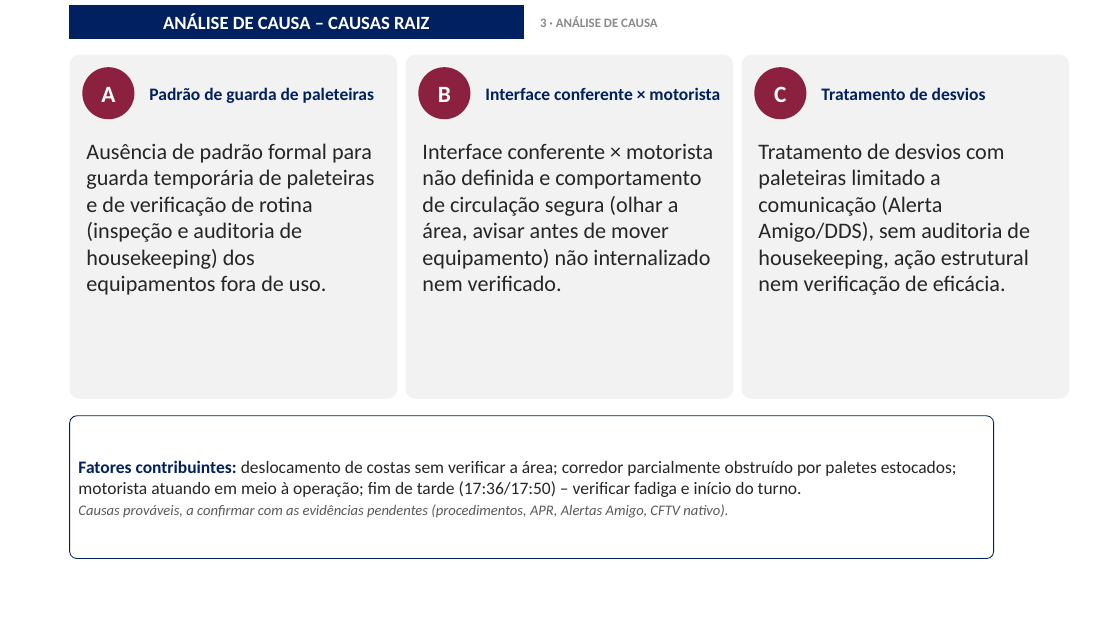
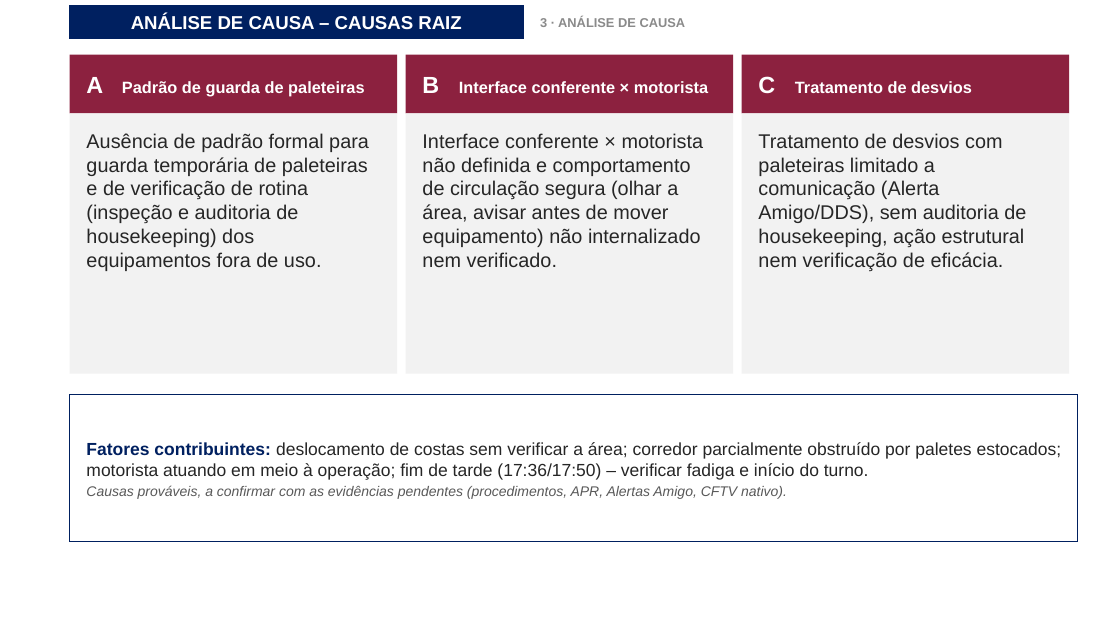
Before and after one commit to luantavarez9/hospital-seguro, a slide deck: slide 19 of entrega_acidente_GRU1/Apresentacao_Ocorrencia_Acidente_GRU_I.pptx. Drawn at 1120x630 pixels with LibreOffice and Linux fonts; fonts in the diff are those of the drawing; background and template pictures are left out. Boxes give left, top, right and bottom in pixels: in the first picture for what was removed or moved away, otherwise in the second. Text is boxed around its words. In the diff, an @@ line names an element or a change of style, - is before the commit and + after.

```diff
--- a/entrega_acidente_GRU1/Apresentacao_Ocorrencia_Acidente_GRU_I.pptx
+++ b/entrega_acidente_GRU1/Apresentacao_Ocorrencia_Acidente_GRU_I.pptx
@@ rectangle "ANÁLISE DE CAUSA – CAUSAS ..." at [70,6,523,39]: font Calibri to Arial @@
@@ text "3 · ANÁLISE DE CAUSA" at [540,17,686,27]: font Calibri to Arial @@
@@ rectangle "A Padrão de guarda de ...": place and size @@
-rectangle "A Padrão de guarda de ..." at [149,87,374,103]
+rectangle "A Padrão de guarda de ..." at [70,55,397,113]
@@ rounded rectangle removed at [70,55,397,399] @@
@@ fill none to #8C213F in 3 elements at [70,55,397,113], [742,55,1070,113], [406,55,734,113] @@
@@ rectangle "B Interface conferente × motorista": place and size @@
-rectangle "B Interface conferente × motorista" at [485,87,720,100]
+rectangle "B Interface conferente × motorista" at [406,55,734,113]
@@ rounded rectangle removed at [406,55,734,399] @@
@@ rectangle "C Tratamento de desvios": place and size @@
-rectangle "C Tratamento de desvios" at [821,87,986,100]
+rectangle "C Tratamento de desvios" at [742,55,1070,113]
@@ rounded rectangle removed at [742,55,1070,399] @@
@@ ellipse removed at [82,67,134,119] @@
-A
@@ text in rectangle at [86,77,364,97]: text changed; size 15 to 14 pt; font Calibri to Arial; text colour #002060 to #FFFFFF @@
-Padrão de guarda de paleteiras
+A Padrão de guarda de paleteiras
@@ ellipse removed at [418,67,471,119] @@
-B
@@ text in rectangle at [422,77,709,93]: text changed; size 15 to 14 pt; font Calibri to Arial; text colour #002060 to #FFFFFF @@
-Interface conferente × motorista
+B Interface conferente × motorista
@@ ellipse removed at [755,67,807,119] @@
-C
@@ text in rectangle at [758,76,972,94]: text changed; size 15 to 14 pt; font Calibri to Arial; text colour #002060 to #FFFFFF @@
-Tratamento de desvios
+C Tratamento de desvios
@@ rectangle added at [70,113,397,374], fill #F2F2F2 @@
@@ rectangle added at [406,113,734,374], fill #F2F2F2 @@
@@ rectangle added at [742,113,1070,374], fill #F2F2F2 @@
@@ text "Ausência de padrão formal para ...": place and size @@
-text "Ausência de padrão formal para ..." at [86,143,375,295]
+text "Ausência de padrão formal para ..." at [86,133,369,271]
@@ text "Interface conferente × motorista não ...": place and size @@
-text "Interface conferente × motorista não ..." at [422,144,713,291]
+text "Interface conferente × motorista não ..." at [422,133,704,267]
@@ size 19 to 17 pt, font Calibri to Arial in 3 elements at [86,133,369,271], [422,133,704,267], [758,133,1026,271] @@
@@ text "Tratamento de desvios com paleteiras ...": place and size @@
-text "Tratamento de desvios com paleteiras ..." at [758,143,1030,295]
+text "Tratamento de desvios com paleteiras ..." at [758,133,1026,271]
@@ rectangle "Fatores contribuintes: deslocamento de costas ...": place and size @@
-rectangle "Fatores contribuintes: deslocamento de costas ..." at [70,416,994,559]
+rectangle "Fatores contribuintes: deslocamento de costas ..." at [70,395,1078,542]
@@ rectangle "Fatores contribuintes: deslocamento de costas ..." at [70,395,1078,542]: font Calibri to Arial; size 12.5 to 12 pt in "Causas prováveis, a confirmar com as evidências ..."; rounded rectangle to rectangle @@
```
Also in this commit, not shown: 23 other slides changed, 31 other files.
